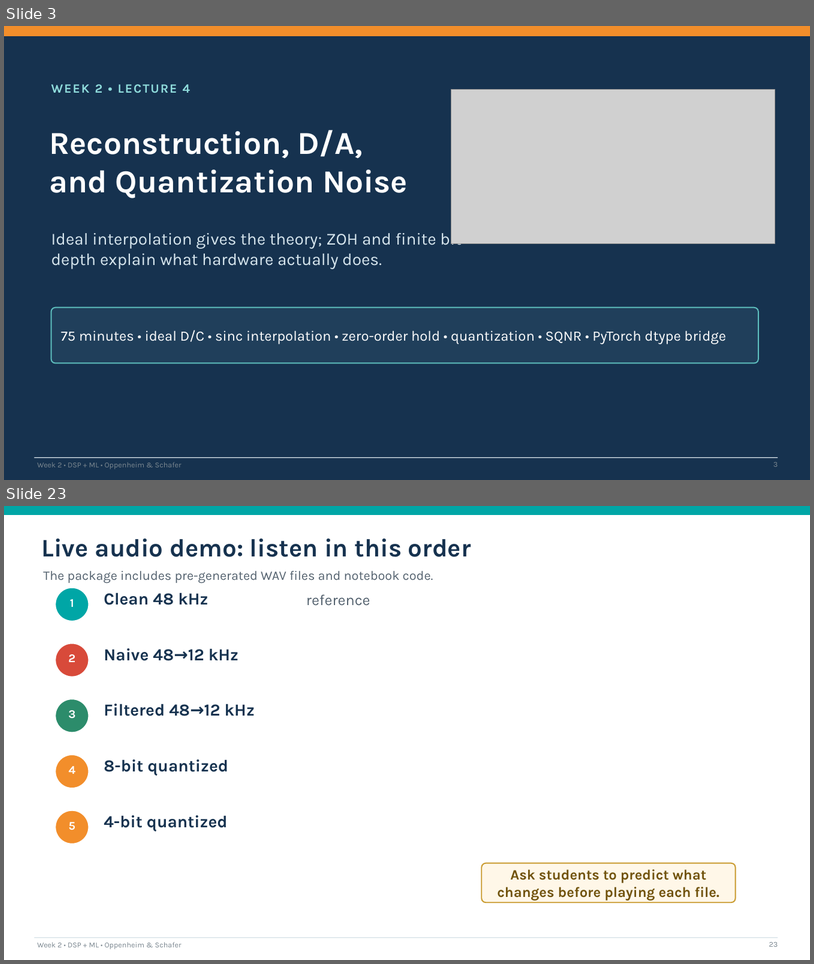
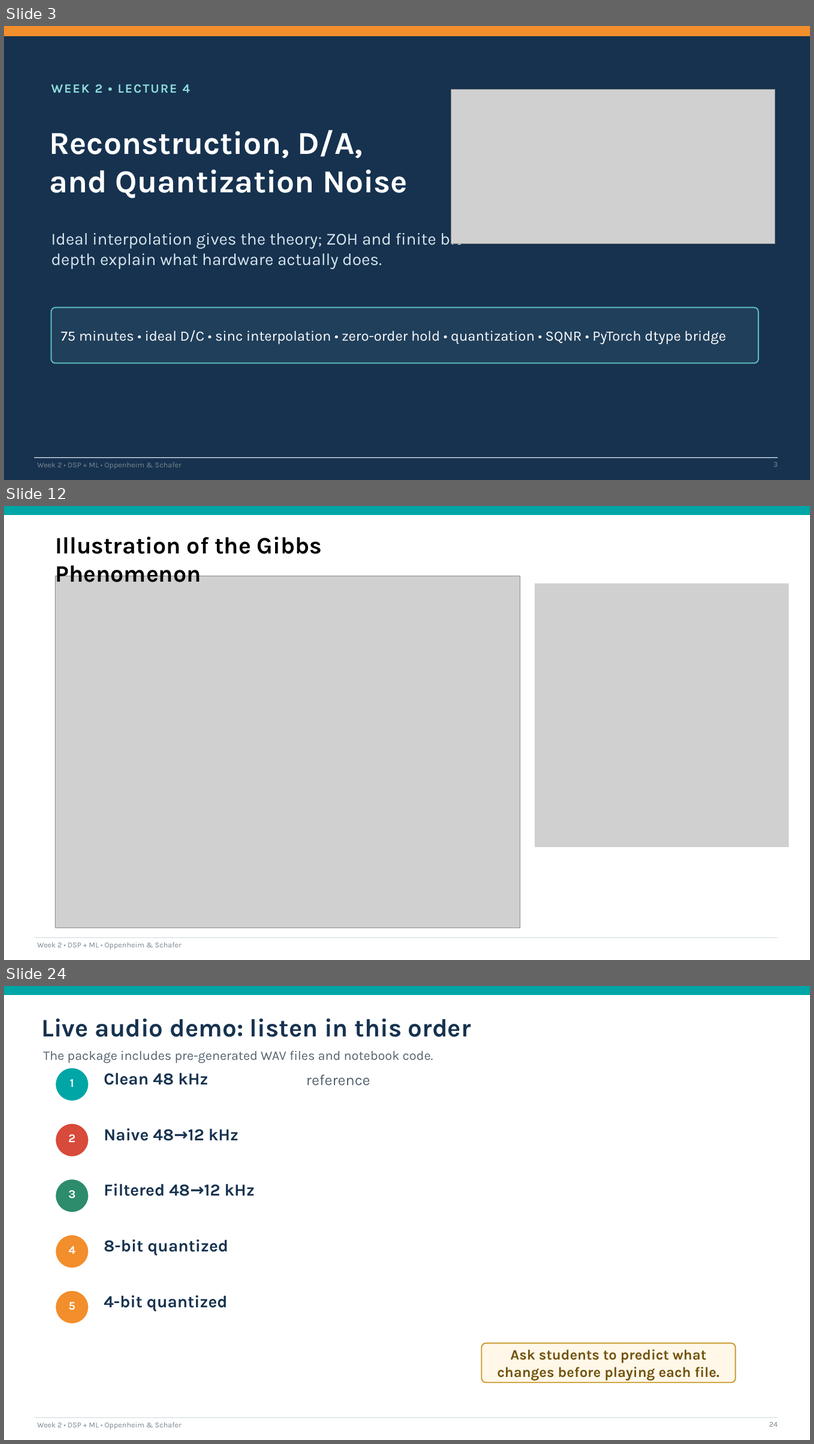
Before and after one commit to mathys2000/ecen45632_f26, a slide deck: lecture_slides/Week2_Lecture4_Reconstruction_Quantization_090326_myAnnotated.pptx. Shown one above the other, each under a label of ours: slides 3 and 23 before the commit, slides 3, 12 and 24 after it; the slides between them are not shown. The pictures are 814x964 and 814x1444 pixels, drawn with LibreOffice and Linux fonts; fonts in the diff are those of the drawing; grey boxes stand for pictures. Boxes give left, top, right and bottom in pixels: in the first picture for what was removed or moved away, otherwise in the second. Text is boxed around its words. In the diff, an @@ line names an element or a change of style, - is before the commit and + after.

```diff
--- a/lecture_slides/Week2_Lecture4_Reconstruction_Quantization_090326_myAnnotated.pptx
+++ b/lecture_slides/Week2_Lecture4_Reconstruction_Quantization_090326_myAnnotated.pptx
@@ slide 12 added at <box>4,506,810,960</box>, background #FFFFFF; not listed: 3 template elements that a slide beside it also shows @@
@@ text added at <box>56,537,322,582</box>, 28 pt, text #000000, bold @@
+Illustration of the Gibbs Phenomenon
@@ picture added at <box>56,576,520,928</box> @@
@@ picture added at <box>535,583,789,847</box> @@
@@ what was slide 23 is now slide 24 @@
@@ page number at <box>770,1422,778,1426</box>: text changed @@
-23
+24
```
Also in this commit, not shown: 11 slides changed, 6 other files.
